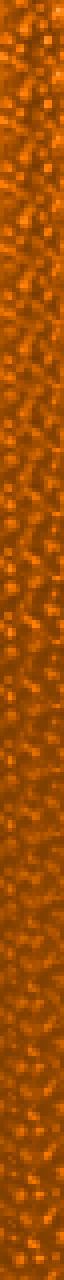
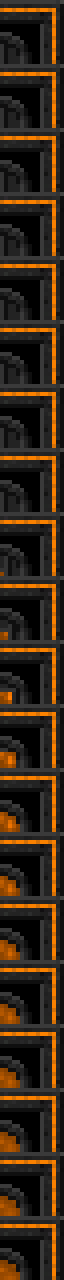
Layer changes from the first 64 x 1280 image to the second:
added layer "Machinery" above "Background" over [0, 0, 64, 1280]
